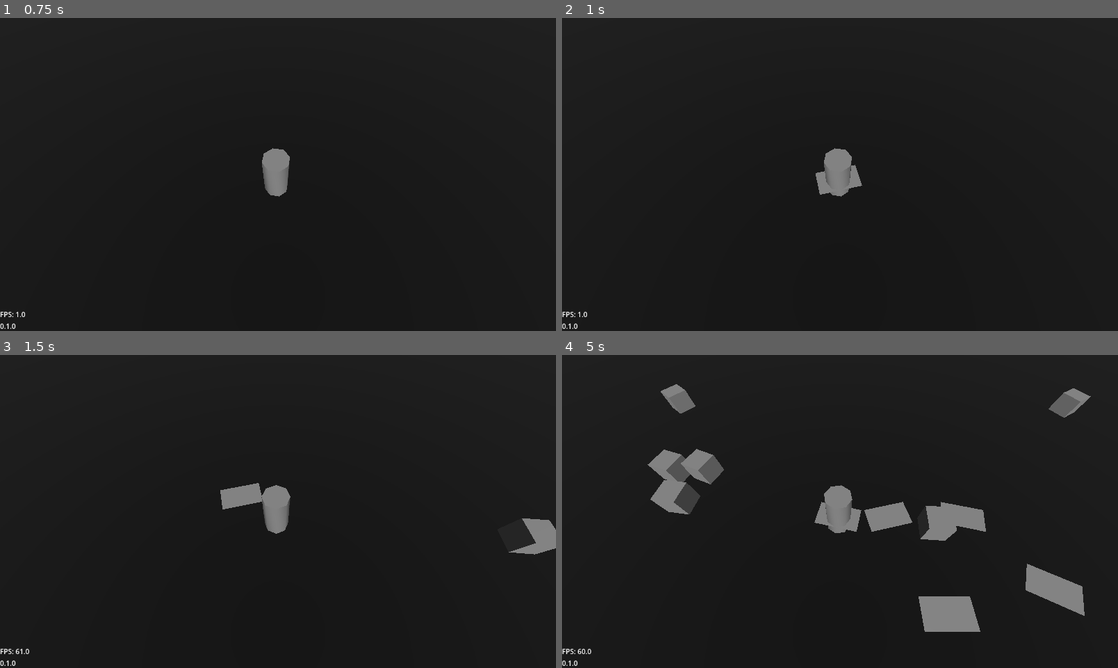
Above: before the commit, frames 1-4 (two rows, left to right).
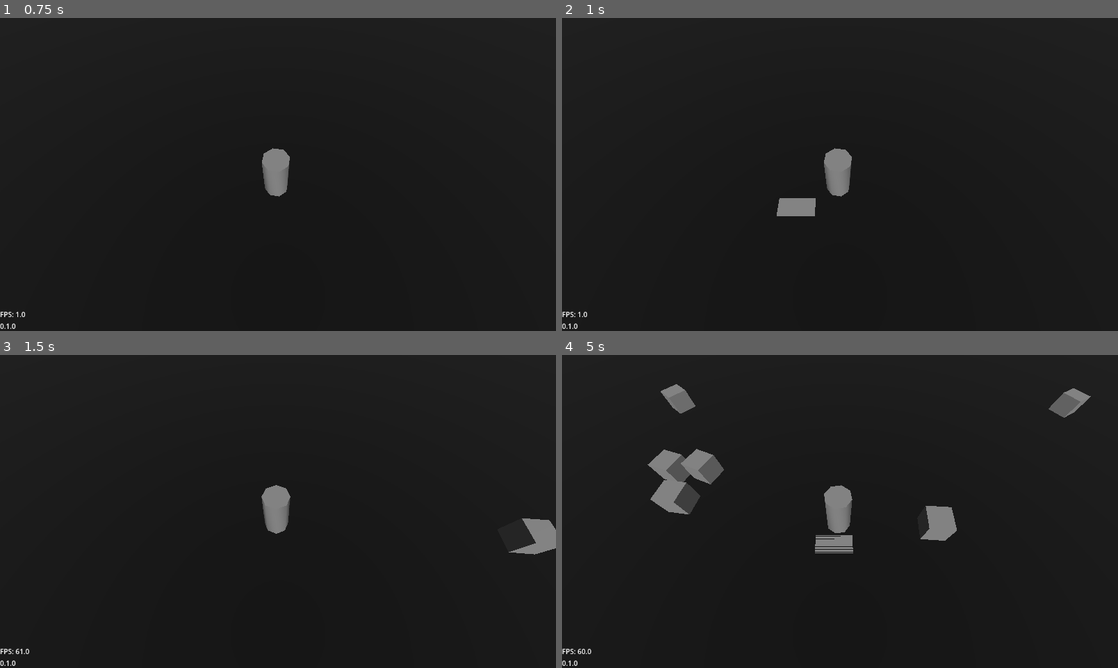
Above: after the commit, the same moments.

Repository: Grey-B/toy-defenders
Game: Godot game, scene res://src/core/main_game/main_game.tscn
The game is run twice, just before and just after one commit, with the same random seed, the same clock (stepped at 60 frames per second) and the same inputs.
Inputs:
- Up to frame 1 (0.75 s): tap Enter at 0.5 s; hold D (move_right) from 0.53 s (still down); tap I at 0.6 s
- Up to frame 2 (1 s): keep holding D (move_right)
- Up to frame 3 (1.5 s): release D (move_right) at 1.28 s; hold S (move_down) from 1.28 s (still down); tap I at 1.35 s
- Up to frame 4 (5 s): release S (move_down) at 2.03 s; hold D (move_right) 2.03-2.78 s; tap I every 0.75 s from 2.1 to 4.35 s; hold W (move_up) 2.78-3.53 s; hold A (move_left) from 3.53 s (still down)

Frame 1 is identical in both runs. In frame 2, 0.6% of the frame differs, in the area x 38-54%, y 46-64%; in frame 3, 0.4%; in frame 4, 3.5%, in the area x 45-94%, y 46-89%.

Commit message:
Deleted assets/2D and tried implementing BaseProjectile class

Diff:
--- a/assets/3d/models/attacks/sword_slash.tscn
+++ /dev/null
@@ -1,18 +0,0 @@
-[gd_scene format=3 uid="uid://bgphusjk5j811"]
-
-[sub_resource type="BoxShape3D" id="BoxShape3D_6owma"]
-size = Vector3(1.6, 0.2, 1)
-
-[node name="SwordSlash" type="Node3D" unique_id=2043896047]
-
-[node name="Hitbox" type="Area3D" parent="." unique_id=1683010401]
-collision_layer = 0
-collision_mask = 2
-
-[node name="CollisionShape3D" type="CollisionShape3D" parent="Hitbox" unique_id=631310007]
-transform = Transform3D(1, 0, 0, 0, 1, 0, 0, 0, 1, 0, 0.6, 0)
-shape = SubResource("BoxShape3D_6owma")
-
-[node name="CSGBox3D" type="CSGBox3D" parent="." unique_id=759529144]
-transform = Transform3D(1, 0, 0, 0, 1, 0, 0, 0, 1, 0, 0.6, 0)
-size = Vector3(1.7, 0.001, 1)
--- a/project.godot
+++ b/project.godot
@@ -31,7 +31,6 @@
 
 folder_colors={
 "res://assets/": "pink",
-"res://assets/2d/": "pink",
 "res://assets/3d/": "orange",
 "res://assets/audio/": "purple",
 "res://src/": "red",
--- a/src/gameplay/player/player.gd
+++ b/src/gameplay/player/player.gd
@@ -74,8 +74,9 @@
 func attack() -> void:
 	var attack_instance = equipped_weapon.attack_model.instantiate()
 	entity_root.add_child(attack_instance)
-	attack_instance.global_position = global_position
-	attack_instance.rotation.y = model_instance.rotation.y
+	attack_instance.direction = model_instance.rotation.y
+	attack_instance.spawn_position = global_position
+	attack_instance.spawn_rotation = rotation.y
 
 
 func take_damage(damage: int) -> void:
--- /dev/null
+++ b/src/gameplay/projectiles/base_projectile.gd
@@ -0,0 +1,18 @@
+class_name BaseProjectile
+extends CharacterBody3D
+
+@export var speed: float = 50
+
+var direction: float
+var spawn_position: Vector3
+var spawn_rotation: float
+
+
+func _ready() -> void:
+	global_position = spawn_position
+	rotation.y = spawn_rotation
+
+
+func _physics_process(_delta: float) -> void:
+	velocity = Vector3(0, 0, -speed)
+	move_and_slide()
--- /dev/null
+++ b/src/gameplay/projectiles/test_sword_projectile.tscn
@@ -0,0 +1,18 @@
+[gd_scene format=3 uid="uid://c2cywo6pctl7f"]
+
+[ext_resource type="Script" uid="uid://ce8nsx53ji21p" path="res://src/gameplay/projectiles/base_projectile.gd" id="1_sbqgo"]
+
+[sub_resource type="BoxShape3D" id="BoxShape3D_6owma"]
+size = Vector3(2, 0.3, 1)
+
+[node name="TestSwordProjectile" type="CharacterBody3D" unique_id=1683809850]
+script = ExtResource("1_sbqgo")
+metadata/_custom_type_script = "uid://ce8nsx53ji21p"
+
+[node name="CollisionShape3D" type="CollisionShape3D" parent="." unique_id=689524887]
+transform = Transform3D(1, 0, 0, 0, 1, 0, 0, 0, 1, 0, 0.5, 0)
+shape = SubResource("BoxShape3D_6owma")
+
+[node name="CSGBox3D" type="CSGBox3D" parent="." unique_id=1518891658]
+transform = Transform3D(1, 0, 0, 0, 1, 0, 0, 0, 1, 0, 0.5, 0)
+size = Vector3(2, 0.001, 1)
--- a/src/resources/weapons/swords/test_sword.tres
+++ b/src/resources/weapons/swords/test_sword.tres
@@ -1,6 +1,6 @@
 [gd_resource type="Resource" script_class="BaseSword" format=3 uid="uid://b21i3lrmltkg8"]
 
-[ext_resource type="PackedScene" uid="uid://bgphusjk5j811" path="res://assets/3d/models/attacks/sword_slash.tscn" id="1_ixr2n"]
+[ext_resource type="PackedScene" uid="uid://c2cywo6pctl7f" path="res://src/gameplay/projectiles/test_sword_projectile.tscn" id="1_ixr2n"]
 [ext_resource type="Script" uid="uid://c6vdb4ufmtpip" path="res://src/resources/weapons/swords/base_sword.gd" id="1_pl6y0"]
 
 [resource]
Not shown, added: src/gameplay/projectiles/base_projectile.gd.uid
